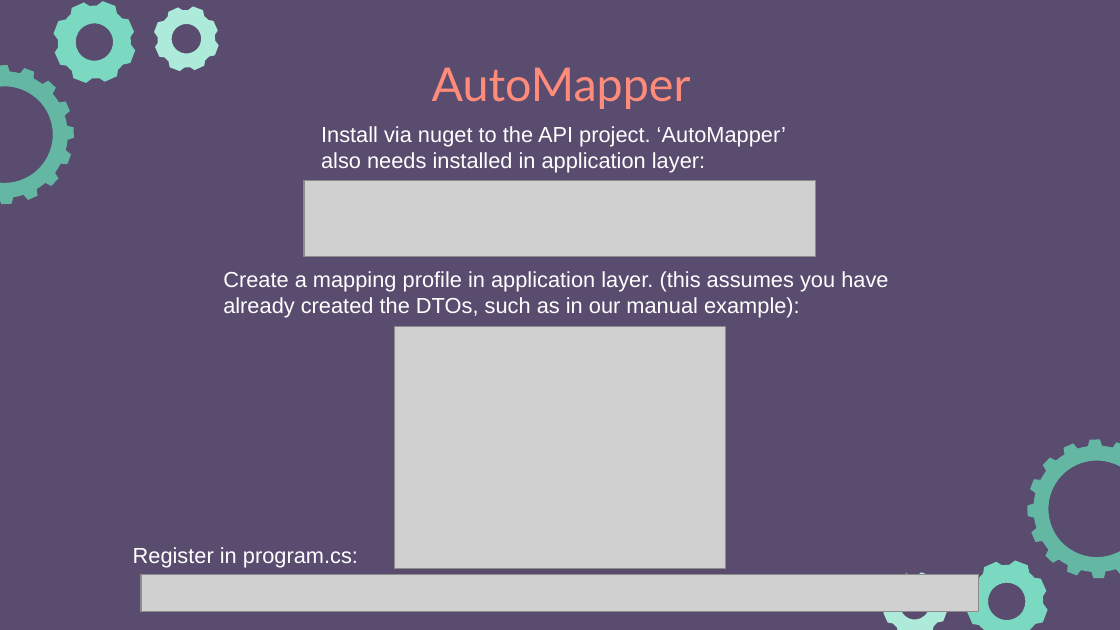
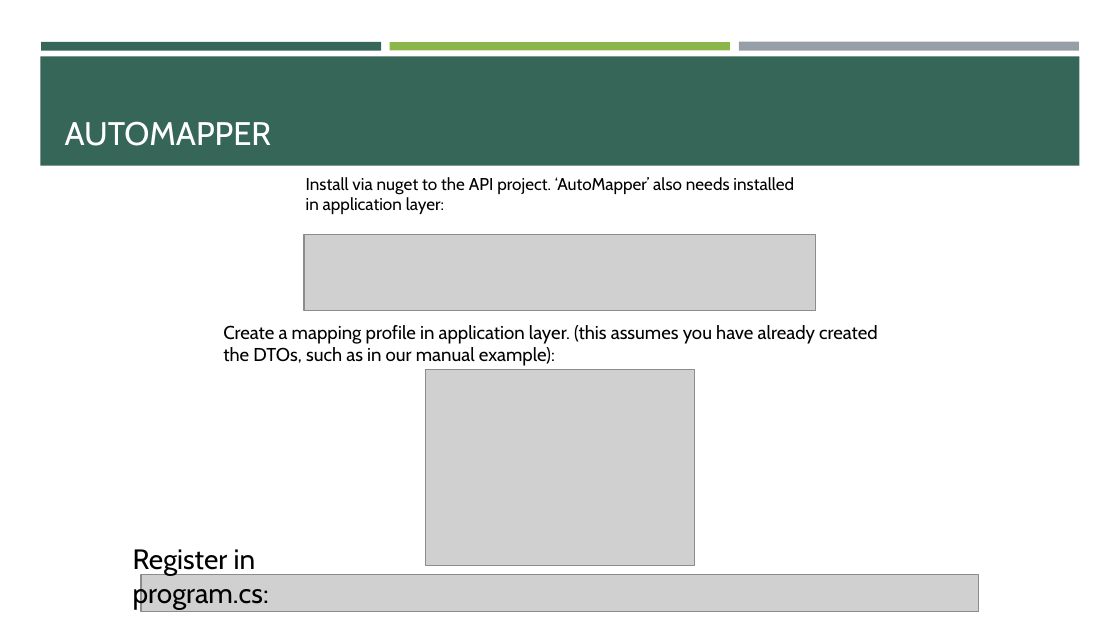
Before and after one commit to e-m-wilson/dotnet, a slide deck: slide 7 of Resources-Notes-Ppts/ASP-NET-Identity/ASPNET.pptx. Drawn at 1120x630 pixels with LibreOffice and Linux fonts; fonts in the diff are those of the drawing; grey boxes stand for pictures. Boxes give left, top, right and bottom in pixels: in the first picture for what was removed or moved away, otherwise in the second. Text is boxed around its words. In the diff, an @@ line names an element or a change of style, - is before the commit and + after.

```diff
--- a/Resources-Notes-Ppts/ASP-NET-Identity/ASPNET.pptx
+++ b/Resources-Notes-Ppts/ASP-NET-Identity/ASPNET.pptx
@@ background #594C6F to #FFFFFF @@
@@ freeform shape removed at (42,0,149,96) @@
@@ freeform shape removed at (144,0,228,80) @@
@@ freeform shape removed at (0,45,94,224) @@
@@ rectangle added at (40,56,1080,166), fill #366658 @@
@@ rectangle added at (41,43,382,52), fill #366658 @@
@@ rectangle added at (390,43,730,50), fill #8CB64A @@
@@ rectangle added at (739,41,1080,50), fill #969FA7 @@
@@ title "AUTOMAPPER" at (65,121,272,146): vertical alignment top to bottom @@
@@ title at (65,121,272,146): text changed; size 30 to 21 pt; font Lato to Cabin; text colour #FF8B7B to #FFFFFF @@
-AutoMapper
+AUTOMAPPER
@@ text "Install via nuget to the ...": place and size @@
-text "Install via nuget to the ..." at (321,126,786,173)
+text "Install via nuget to the ..." at (306,177,794,214)
@@ text "Install via nuget to the ..." at (306,177,794,214): size 14 to 11 pt, font Arial to Cabin, text colour #FFFFFF to #000000 @@
@@ picture: place and size @@
-picture at (304,180,815,256)
+picture at (304,234,815,310)
@@ text "Create a mapping profile in ...": place and size @@
-text "Create a mapping profile in ..." at (223,271,888,317)
+text "Create a mapping profile in ..." at (223,325,878,366)
@@ text "Create a mapping profile in ..." at (223,325,878,366): size 14 to 12 pt, font Arial to Cabin, text colour #FFFFFF to #000000 @@
@@ picture: place and size @@
-picture at (394,327,725,569)
+picture at (426,370,694,566)
@@ freeform shape removed at (1007,419,1120,598) @@
@@ text "Register in program.cs:" at (133,549,269,610): size 14 to 18 pt, font Arial to Cabin, text colour #FFFFFF to #000000 @@
@@ freeform shape removed at (873,563,957,630) @@
@@ freeform shape removed at (953,548,1060,630) @@
```
Also in this commit, not shown: 37 other slides changed, 12 slides added, 2 other files.
